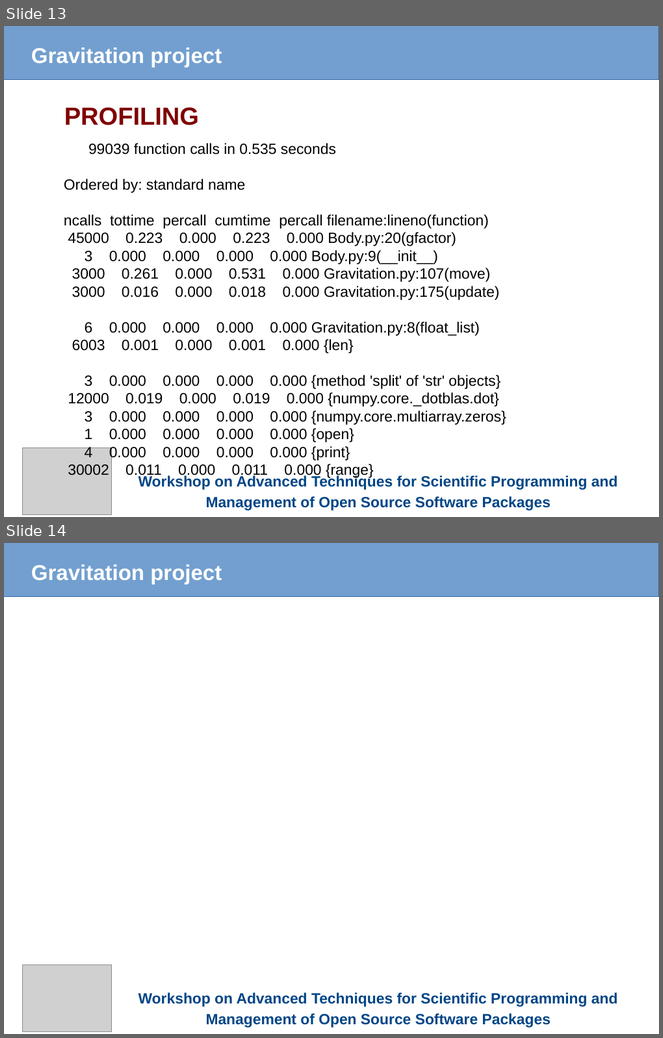
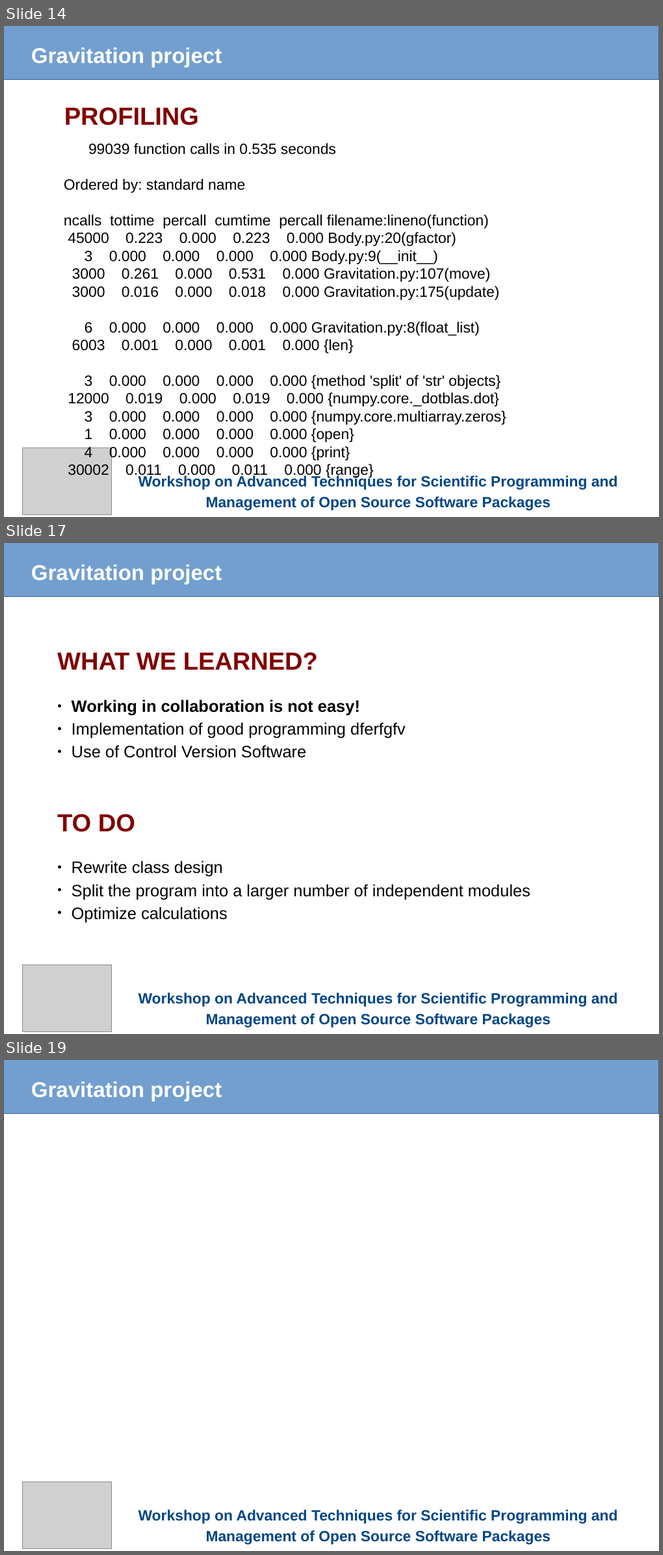
Before and after one commit to fnbellomo/GProject, a slide deck: Slides/Gravitation.odp. Shown one above the other, each under a label of ours: slides 13 and 14 before the commit, slides 14, 17 and 19 after it; the slides between them are not shown. The pictures are 663x1038 and 663x1555 pixels, drawn with LibreOffice and Linux fonts; fonts in the diff are those of the drawing; grey boxes stand for pictures. Boxes give left, top, right and bottom in pixels: in the first picture for what was removed or moved away, otherwise in the second. Text is boxed around its words. In the diff, an @@ line names an element or a change of style, - is before the commit and + after.

```diff
--- a/Slides/Gravitation.odp
+++ b/Slides/Gravitation.odp
@@ slide 17 added at (4, 543, 659, 1034), background #FFFFFF @@
@@ rectangle added at (4, 543, 659, 596), fill #729FCF, outline #3465A4 0 pt @@
@@ text added at (31, 564, 222, 585), 26 pt, text #FFFFFF, bold @@
+Gravitation project
@@ text added at (57, 652, 318, 670), 30 pt, text #800000, bold @@
+WHAT WE LEARNED?
@@ text added at (72, 700, 406, 758), 20 pt, text #000000 @@
+● Working in collaboration is not easy!
+● Implementation of good programming dferfgfv
+● Use of Control Version Software
@@ text added at (57, 814, 135, 832), 30 pt, text #800000, bold @@
+TO DO
@@ text added at (72, 861, 530, 923), 20 pt, text #000000 @@
+● Rewrite class design
+● Split the program into a larger number of independent modules
+● Optimize calculations
@@ picture added at (22, 965, 111, 1032) @@
@@ text added at (139, 993, 618, 1028), 18 pt, text #004586, bold @@
+Workshop on Advanced Techniques for Scientific Programming and Management of Open Source Software Packages
@@ what was slide 13 is now slide 14 @@
@@ what was slide 14 is now slide 19 @@
```
Also in this commit, not shown: 2 slides changed, 5 other slides added, 1 slide removed, 1 other file.
